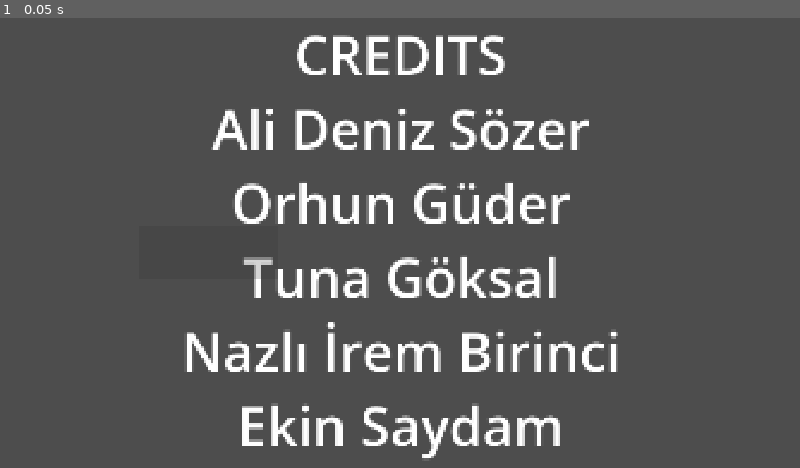
Above: before the commit, frame 1.
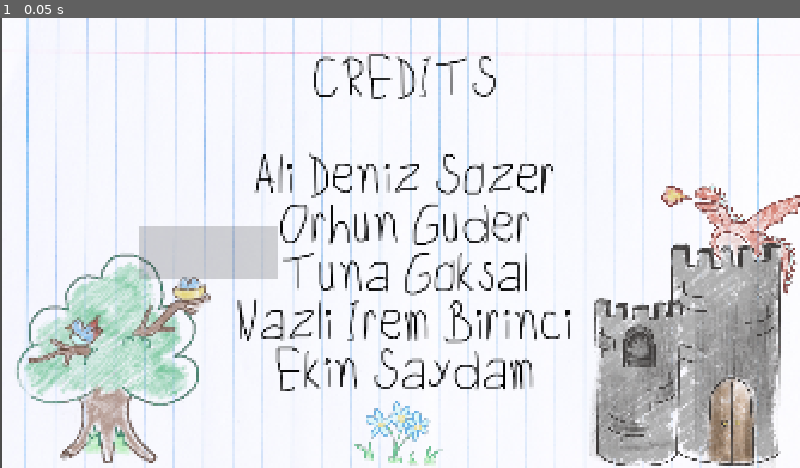
Above: after the commit, the same moment.

Repository: Tunagoksal/TeduJam26
Game: Godot game, scene res://scenes/credits.tscn
Same seed, same stepped clock (60 frames per second), same inputs: the game is played once before the commit and once after it. This scene is started directly instead of the project's main scene. The engine's default icon, where the game draws it, is replaced by a stand-in: a white triangle on a blue panel in a dark square. Sound files missing from this copy of the repository are replaced by a short silence.
Inputs:
- Up to frame 1 (0.05 s): no input

The runs differ from the first frame. In frame 1, 93% of the frame differs, in the area x 0-100%, y 0-100%.

Commit message:
Credits Update

Diff:
--- a/scenes/credits.tscn
+++ b/scenes/credits.tscn
@@ -1,4 +1,9 @@
 [gd_scene format=3 uid="uid://c4xwr4jquqqv1"]
+
+[ext_resource type="FontFile" uid="uid://cve5trq2v7jt4" path="res://assets/ChildWriting-Regular.ttf" id="1_2fbfq"]
+[ext_resource type="Texture2D" uid="uid://ceetpru65msd1" path="res://assets/Untitled_design13.webp" id="2_8gwij"]
+[ext_resource type="Texture2D" uid="uid://tb3o5q3it3i5" path="res://assets/castledragon.webp" id="3_mah5v"]
+[ext_resource type="Texture2D" uid="uid://byvycr08jnl84" path="res://map_items_transparent.webp" id="4_kyhnv"]
 
 [node name="Credits" type="Control" unique_id=533818504]
 layout_mode = 3
@@ -10,13 +15,43 @@
 
 [node name="Label" type="Label" parent="." unique_id=1103018714]
 layout_mode = 0
-offset_right = 1925.0
-offset_bottom = 1065.0
-theme_override_font_sizes/font_size = 128
+offset_left = 9.0
+offset_top = 85.0
+offset_right = 1934.0
+offset_bottom = 1150.0
+theme_override_colors/font_color = Color(0, 0, 0, 1)
+theme_override_fonts/font = ExtResource("1_2fbfq")
+theme_override_font_sizes/font_size = 115
 text = "CREDITS
-Ali Deniz Sözer
-Orhun Güder
-Tuna Göksal
-Nazlı İrem Birinci
+
+Ali Deniz Sozer
+Orhun Guder
+Tuna Goksal
+Nazli Irem Birinci
 Ekin Saydam"
 horizontal_alignment = 1
+
+[node name="UntitledDesign13" type="Sprite2D" parent="." unique_id=1599536032]
+z_index = -100
+position = Vector2(968.62933, 540)
+scale = Vector2(2.3275862, 2.3275862)
+texture = ExtResource("2_8gwij")
+
+[node name="Castledragon" type="Sprite2D" parent="." unique_id=682406280]
+position = Vector2(1680, 808.99994)
+scale = Vector2(0.89316237, 0.92948717)
+texture = ExtResource("3_mah5v")
+
+[node name="Trees" type="Sprite2D" parent="." unique_id=1449340663]
+position = Vector2(269.00003, 802)
+scale = Vector2(2.455, 2.4550002)
+texture = ExtResource("4_kyhnv")
+region_enabled = true
+region_rect = Rect2(328, 296, 200, 216)
+
+[node name="Trees2" type="Sprite2D" parent="." unique_id=1665374361]
+position = Vector2(956.00006, 995)
+scale = Vector2(1.1948912, 1.2275007)
+texture = ExtResource("4_kyhnv")
+region_enabled = true
+region_rect = Rect2(672, 712, 184, 136)
Binary file removed: assets/Trees.png
Not shown, removed: assets/Trees.png.import
